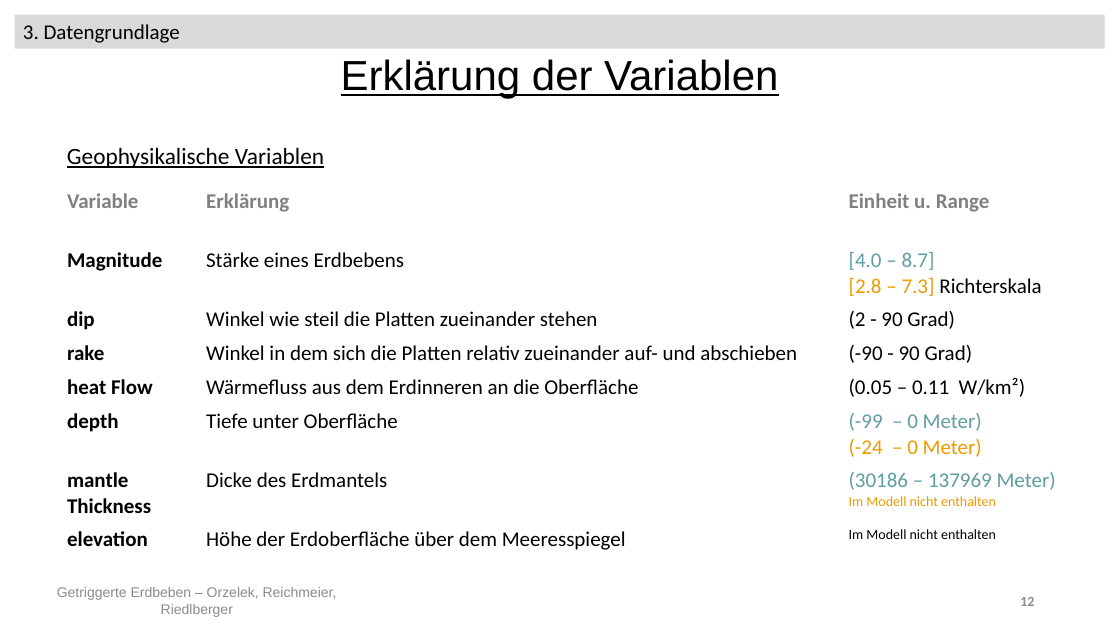
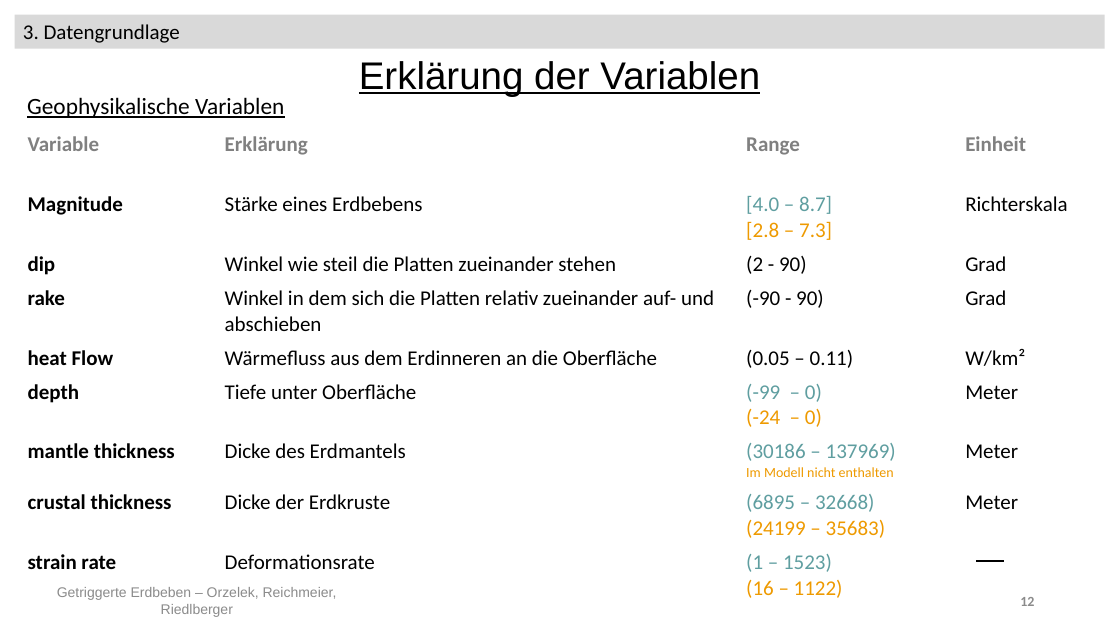
Before and after one commit to Kati77/Praktikum-Erdbeben, a slide deck: slide 12 of pp - AbschlusspräsentationX.pptx. Drawn at 1120x630 pixels with LibreOffice and Linux fonts; fonts in the diff are those of the drawing. Boxes give left, top, right and bottom in pixels: in the first picture for what was removed or moved away, otherwise in the second. Text is boxed around its words. In the diff, an @@ line names an element or a change of style, - is before the commit and + after.

```diff
--- a/pp - AbschlusspräsentationX.pptx
+++ b/pp - AbschlusspräsentationX.pptx
@@ text "Erklärung der Variablen" at (359,61,760,96): size 36 to 33 pt @@
@@ text "Geophysikalische Variablen": place and size @@
-text "Geophysikalische Variablen" at (67,147,324,168)
+text "Geophysikalische Variablen" at (27,97,284,118)
@@ table at (19,128,1106,602) @@
-Variable | Erklärung | Einheit u. Range
-Magnitude | Stärke eines Erdbebens | [4.0 – 8.7] / [2.8 – 7.3] Richterskala
-dip | Winkel wie steil die Platten zueinander stehen | (2 - 90 Grad)
-rake | Winkel in dem sich die Platten relativ zueinander auf- und abschieben | (-90 - 90 Grad)
-heat Flow | Wärmefluss aus dem Erdinneren an die Oberfläche | (0.05 – 0.11 W/km²)
-depth | Tiefe unter Oberfläche | (-99 – 0 Meter) / (-24 – 0 Meter)
-mantle Thickness | Dicke des Erdmantels | (30186 – 137969 Meter) / Im Modell nicht enthalten
-elevation | Höhe der Erdoberfläche über dem Meeresspiegel | Im Modell nicht enthalten
+Variable | Erklärung | Range | Einheit
+Magnitude | Stärke eines Erdbebens | [4.0 – 8.7] / [2.8 – 7.3] | Richterskala
+dip | Winkel wie steil die Platten zueinander stehen | (2 - 90) | Grad
+rake | Winkel in dem sich die Platten relativ zueinander auf- und abschieben | (-90 - 90) | Grad
+heat Flow | Wärmefluss aus dem Erdinneren an die Oberfläche | (0.05 – 0.11) | W/km²
+depth | Tiefe unter Oberfläche | (-99 – 0) / (-24 – 0) | Meter
+mantle thickness | Dicke des Erdmantels | (30186 – 137969) / Im Modell nicht enthalten | Meter
+crustal thickness | Dicke der Erdkruste | (6895 – 32668) / (24199 – 35683) | Meter
+strain rate | Deformationsrate | (1 – 1523) / (16 – 1122) | 
@@ table: place and size @@
-table at (59,185,1110,556)
+table at (19,128,1106,602)
@@ line added from (976, 561) to (1004, 561), #000000 1.5 pt @@
```
Also in this commit, not shown: 34 other slides changed, 2 slides added, 6 slides removed.
